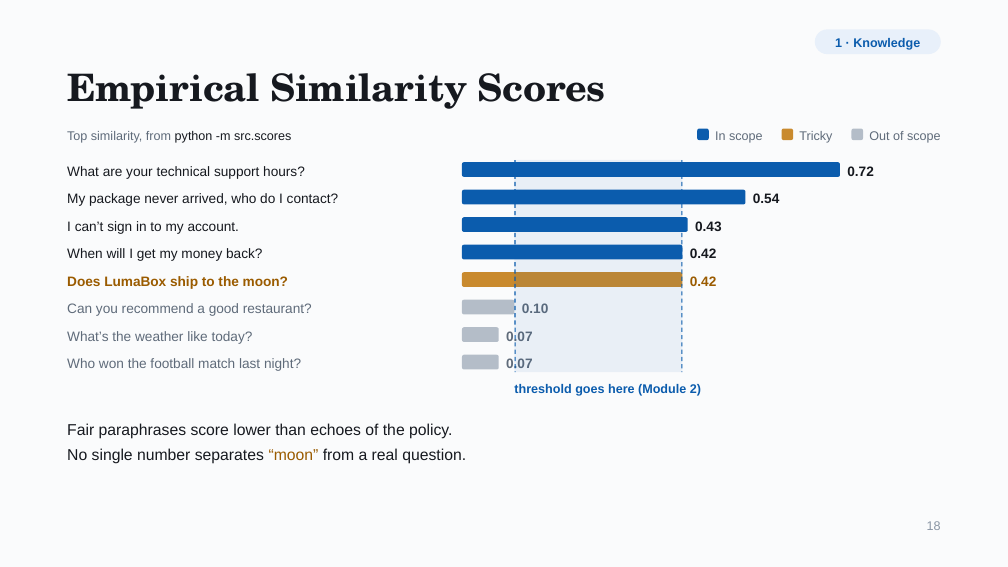
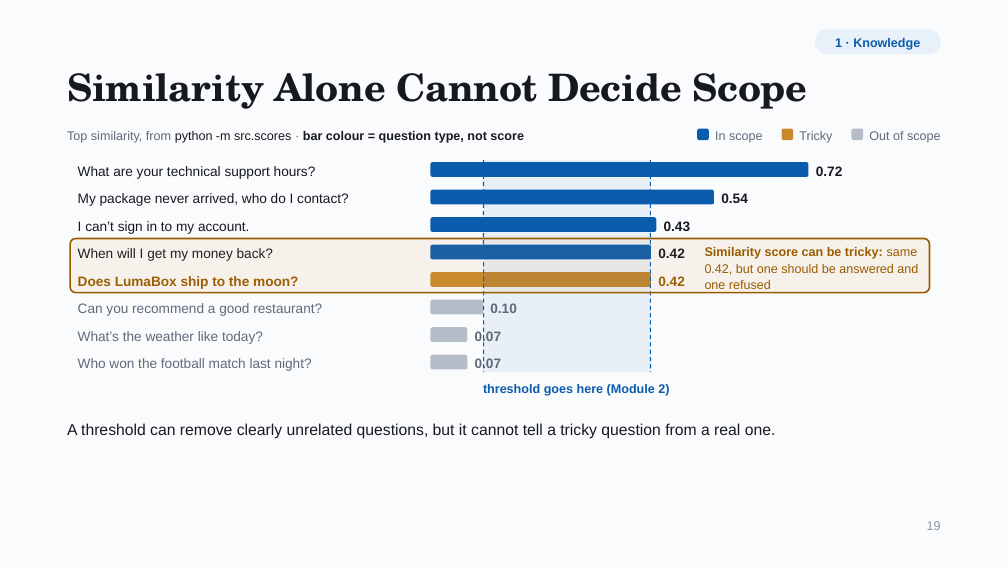
Before and after one commit to karin-8/rag-chatbot-student, a slide deck: slide 19 of student-guide/RAG in Production.pptx (slide 18 before the commit). Drawn at 1008x567 pixels with LibreOffice and Linux fonts; fonts in the diff are those of the drawing. Boxes give left, top, right and bottom in pixels: in the first picture for what was removed or moved away, otherwise in the second. Text is boxed around its words. In the diff, an @@ line names an element or a change of style, - is before the commit and + after.

```diff
--- a/student-guide/RAG in Production.pptx
+++ b/student-guide/RAG in Production.pptx
@@ title at box(67, 73, 807, 109): text changed @@
-Empirical Similarity Scores
+Similarity Alone Cannot Decide Scope
@@ text at box(67, 131, 524, 143): text changed; text colour #5F6B7A to #16191F @@
-Top similarity, from python -m src.scores
+Top similarity, from python -m src.scores · bar colour = question type, not score
@@ text "What are your technical support ...": place and size @@
-text "What are your technical support ..." at box(67, 166, 305, 179)
+text "What are your technical support ..." at box(78, 166, 316, 179)
@@ text "My package never arrived, who ...": place and size @@
-text "My package never arrived, who ..." at box(67, 193, 339, 206)
+text "My package never arrived, who ..." at box(78, 193, 349, 206)
@@ rounded rectangle added at box(70, 238, 930, 293), fill #C98A2E at 8% opacity, outline #9A5B00 1.5 pt @@
@@ text "I can’t sign in to ...": place and size @@
-text "I can’t sign in to ..." at box(67, 221, 239, 234)
+text "I can’t sign in to ..." at box(78, 221, 249, 234)
@@ text "When will I get my ...": place and size @@
-text "When will I get my ..." at box(67, 248, 262, 261)
+text "When will I get my ..." at box(78, 248, 273, 261)
@@ text added at box(705, 247, 918, 289), 12 pt, text #9A5B00 @@
+Similarity score can be tricky: same 0.42, but one should be answered and one refused
@@ text "Does LumaBox ship to the ...": place and size @@
-text "Does LumaBox ship to the ..." at box(67, 276, 288, 289)
+text "Does LumaBox ship to the ..." at box(78, 276, 298, 289)
@@ text "Can you recommend a good ...": place and size @@
-text "Can you recommend a good ..." at box(67, 303, 312, 316)
+text "Can you recommend a good ..." at box(78, 303, 322, 316)
@@ text "What’s the weather like today?": place and size @@
-text "What’s the weather like today?" at box(67, 331, 253, 344)
+text "What’s the weather like today?" at box(78, 331, 263, 344)
@@ text "Who won the football match ...": place and size @@
-text "Who won the football match ..." at box(67, 358, 301, 371)
+text "Who won the football match ..." at box(78, 358, 312, 371)
@@ 9 texts, 8 rounded rectangles, 2 lines, 1 rectangle: place and size @@
-9 texts, 8 rounded rectangles, 2 lines, 1 rectangle at box(462, 160, 874, 396)
+9 texts, 8 rounded rectangles, 2 lines, 1 rectangle at box(430, 160, 843, 396)
@@ text at box(67, 423, 776, 439): text changed @@
-Fair paraphrases score lower than echoes of the policy.
+A threshold can remove clearly unrelated questions, but it cannot tell a tricky question from a real one.
@@ text removed at box(67, 448, 466, 464) @@
-No single number separates “moon” from a real question.
```
Also in this commit, not shown: 52 other slides changed, 6 slides added, 1 slide removed.
